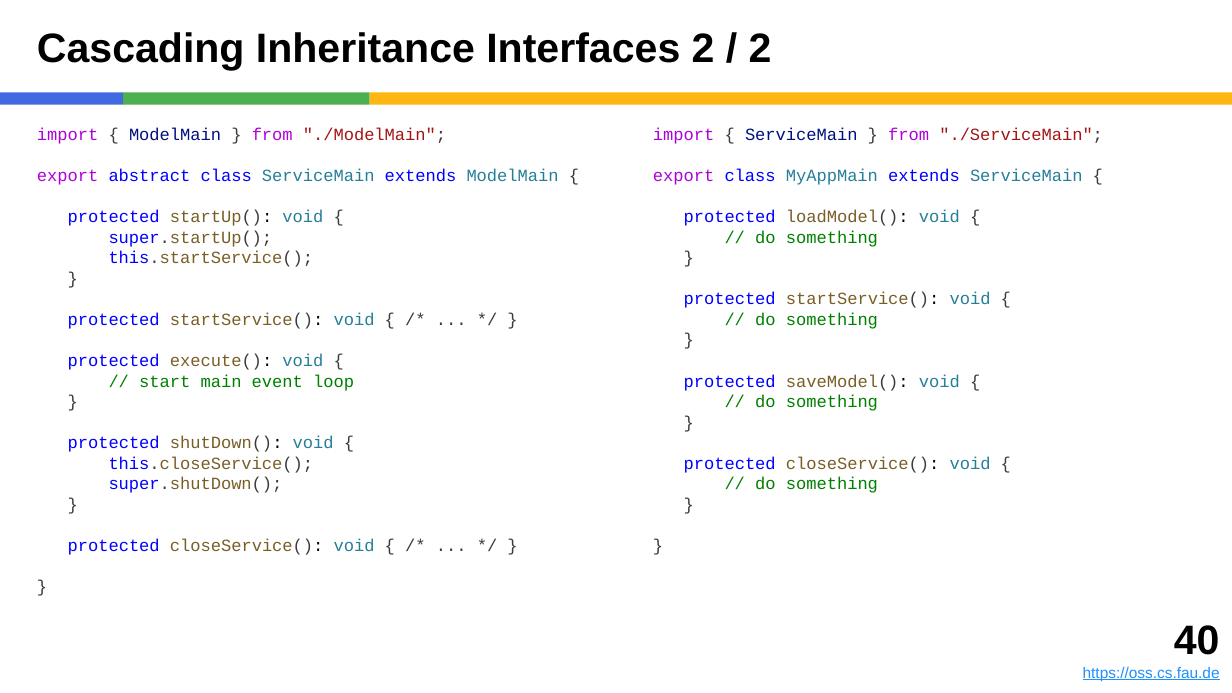
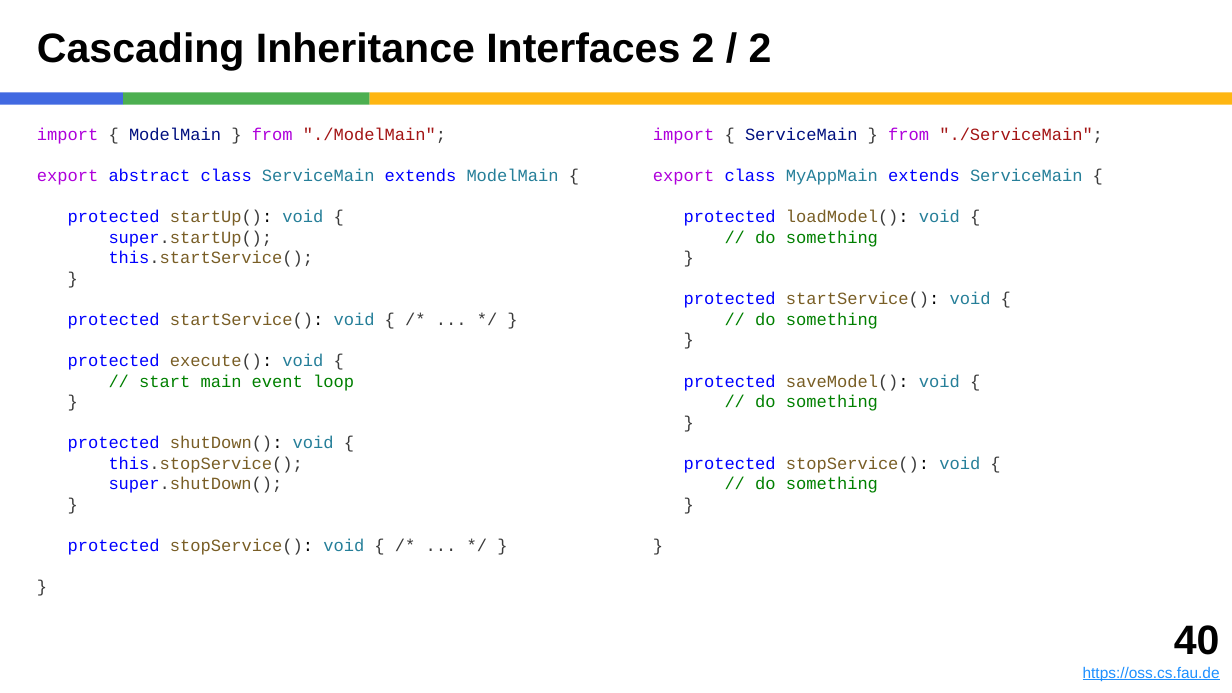
Before and after one commit to dirkriehle/adap-course, a slide deck: slide 40 of Lecture slides/ADAP B03 - Subtyping and Inheritance.pptx. Drawn at 1232x693 pixels with LibreOffice and Linux fonts; fonts in the diff are those of the drawing. Boxes give left, top, right and bottom in pixels: in the first picture for what was removed or moved away, otherwise in the second. Text is boxed around its words. In the diff, an @@ line names an element or a change of style, - is before the commit and + after.

```diff
--- a/Lecture slides/ADAP B03 - Subtyping and Inheritance.pptx
+++ b/Lecture slides/ADAP B03 - Subtyping and Inheritance.pptx
@@ text at (109, 456, 303, 473): text changed @@
-this.closeService();
+this.stopService();
@@ text at (684, 456, 980, 473): text changed @@
-protected closeService(): void {
+protected stopService(): void {
@@ text at (68, 538, 364, 555): text changed @@
-protected closeService(): void { /* ... */ }
+protected stopService(): void { /* ... */ }
```
Also in this commit, not shown: 1 other slide changed, 33 other files.
